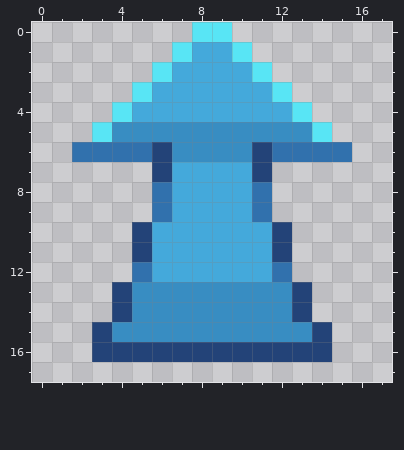
Pixel-art sprite, stored at src/main/resources/assets/spells_and_shields/textures/spell/jump.png. Above, as it was before the edit.
The file is 18x18 pixels. Colours within 5 levels of each other are drawn and written as one.
And afterwards:
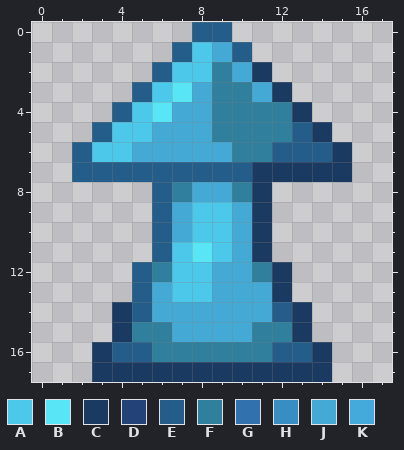
Palette (. is transparent): A #4cc8ea  B #58e5f5  C #1b3a62  D #234378  E #245d89  F #2f7f9d  G #3171ad  H #388dc2  J #44a9d5  K #44a9db
What changed:
Changed rows in their new state; - is an unchanged pixel.
first column x 2:
 0 ------EE------
 1 -----EAJE-----
 2 ----EAAFJC----
 3 ---EABJFFJC---
 4 --EABJJFFFFC--
 5 -EAAJJJFFFFEC-
 6 EAAJJJJJFFEEEC
 7 EEEEEEEEECCCCC
 8 ----EFJJFC----
 9 ----EJAAJC----
10 ---.EJAAJC.---
11 ---.EABAJC.---
12 ---EFAAJJFC---
13 --.EJAAJJJC.--
14 --CEJJJJJJEC--
15 -.CFFJJJJFFC.-
16 -CEEFFFFFFEEC-
17 -CCCCCCCCCCCC-
Changed places in both pictures, as pixel boxes (x1, y1, x2, y2):
changed: (72, 22, 352, 382)
